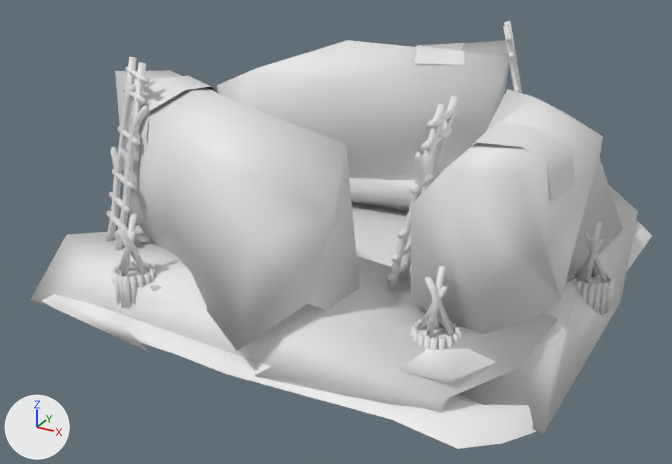
What one commit did to the COLLADA model art/meshes/structural/hisatsinom/temple.dae.
Rendered twice from a camera (50 mm lens) standing at (19.6, -38.9, 20.5) and looking at (-0.9, -1.5, 1.8). The lights are fixed; the arrows at lower left show +X, +Y and +Z. The picture after the commit comes second. Materials are left out; every surface is plain grey.

The older version as bpy lines, for what is in view:
```python
me_cubo_29989 = bpy.data.meshes.new('Cubo.29989')
me_cubo_29989.from_pydata(...)  # 2067 vertices, 3419 faces; spans x -13.1..12.5, y -12.4..13.4, z -0.4..10.5
me_cubo_29989.materials.append(mat_textura_hisatsinom)
ob_temple = bpy.data.objects.new('temple', me_cubo_29989)
ob_temple.location = (0.0, 0.0, 0.0)
```
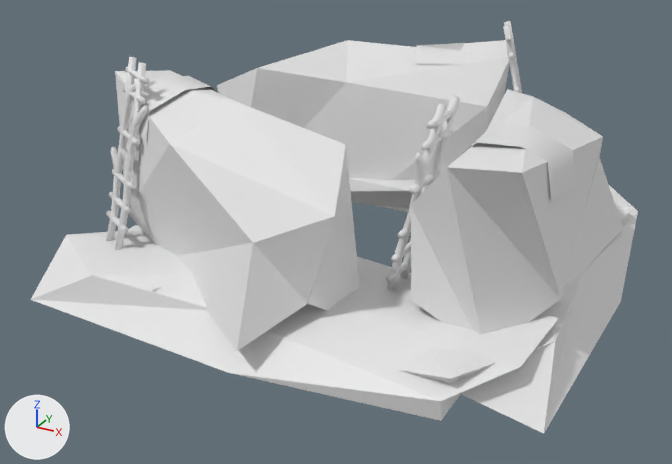
The newer file is also rescaled (x0.01), turned or shifted as a whole; pictures and numbers use the older file's frame.

The change, as a diff of the scene's bpy script:
```diff
--- a/art/meshes/structural/hisatsinom/temple.dae.py
+++ b/art/meshes/structural/hisatsinom/temple.dae.py
@@ me_cubo_29989 @@
 # used by ob_temple; location = (0.0, 0.0, 0.0)
-me_cubo_29989.from_pydata(...)  # 2067 vertices, 3419 faces; spans x -13.1..12.5, y -12.4..13.4, z -0.4..10.5
+me_cubo_29989.from_pydata(...)  # 900 vertices, 1640 faces; spans x -13.1..12.5, y -12.4..13.4, z -0.4..10.5
+# me_cubo_29989 part 1: 133 loose pieces with 1167 vertices, spanning x -12.7..12.4, y -12.3..13.2, z -0.4..4.8, are deleted
```

Changed parts and their boxes (x1, y1, x2, y2) in the pictures (672 x 464 px):
'temple', reshaped: before (30, 21, 652, 449); after (30, 21, 638, 434)
part 1 of me_cubo_29989, deleted: before (42, 202, 652, 449)
